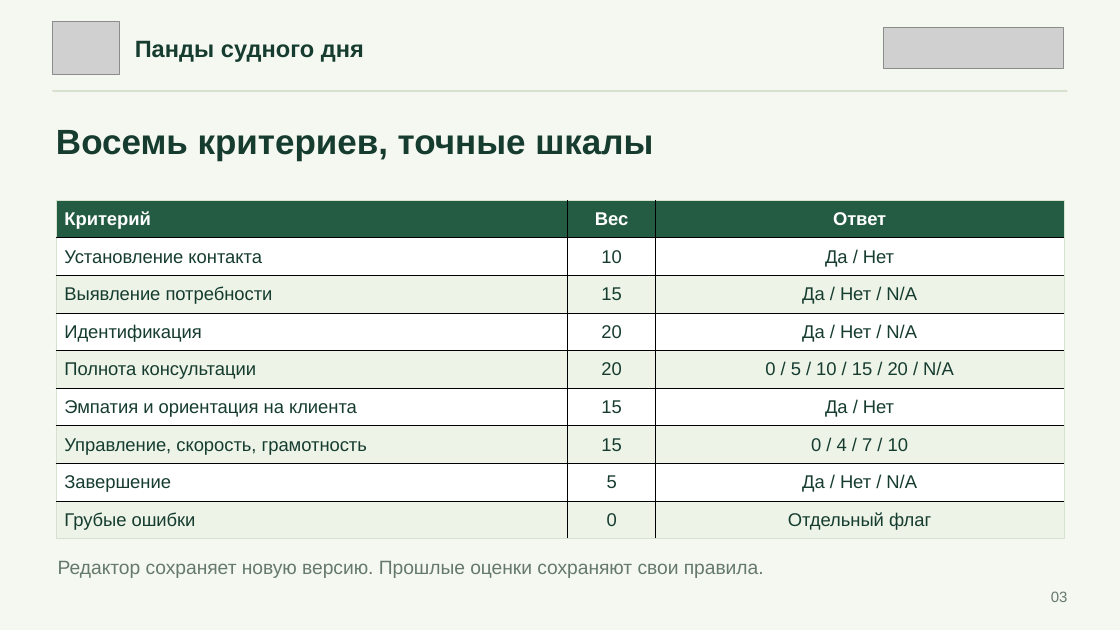
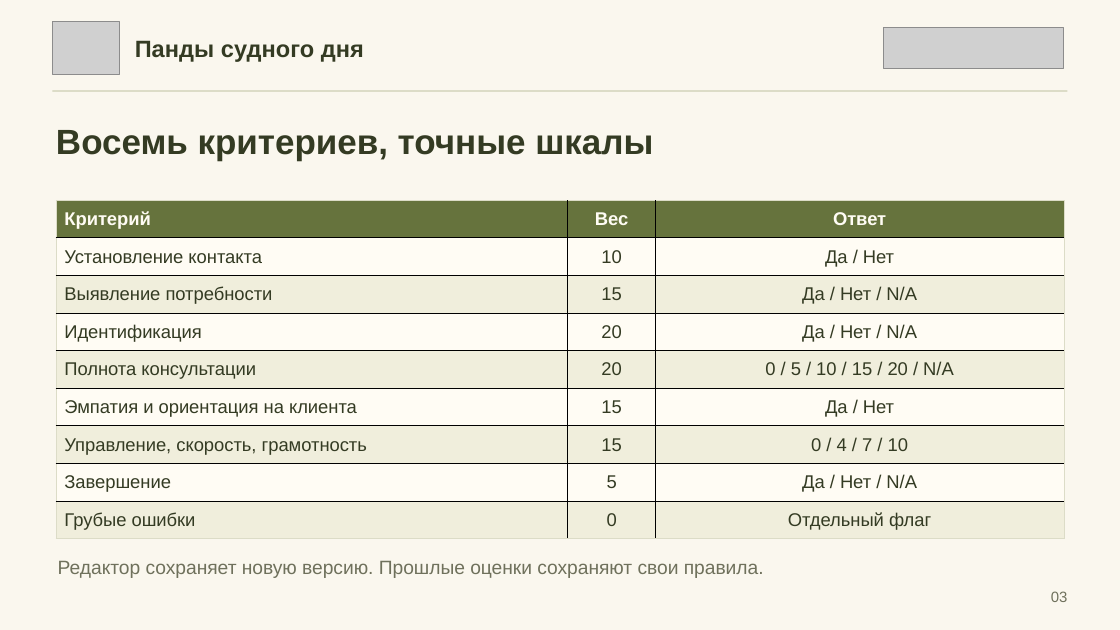
Before and after one commit to Aleks-48/panda-sudnogo-dnya., a slide deck: slide 3 of Анаис/presentation/Pandy_sudnogo_dnya_CQA.pptx. Drawn at 1120x630 pixels with LibreOffice and Linux fonts; fonts in the diff are those of the drawing; grey boxes stand for pictures. Boxes give left, top, right and bottom in pixels: in the first picture for what was removed or moved away, otherwise in the second. Text is boxed around its words. In the diff, an @@ line names an element or a change of style, - is before the commit and + after.

```diff
--- a/Анаис/presentation/Pandy_sudnogo_dnya_CQA.pptx
+++ b/Анаис/presentation/Pandy_sudnogo_dnya_CQA.pptx
@@ background #F5F7F1 to #FAF7EE @@
@@ text "Панды судного дня" at bbox=[135, 40, 364, 62]: text colour #163C30 to #343B23 @@
@@ text "Восемь критериев, точные шкалы" at bbox=[56, 130, 653, 161]: text colour #163C30 to #343B23 @@
@@ table at bbox=[56, 201, 1064, 539] @@
@@ fill #235C43 to #66733D in row 1 @@
@@ fill #FFFFFF to #FFFCF4 in 12 cells @@
@@ fill #EDF3E7 to #F0EEDC in 12 cells @@
@@ text colour #FFFFFF to #FFFCF4 in "Критерий", "Вес", "Ответ" @@
@@ text colour #163C30 to #343B23 @@
@@ borders changed @@
@@ text "Редактор сохраняет новую версию. Прошлые ..." at bbox=[58, 561, 764, 578]: text colour #657A6B to #6F715C @@
@@ text "03" at bbox=[1051, 591, 1068, 602]: text colour #657A6B to #6F715C @@
```
Also in this commit, not shown: 7 other slides changed.
